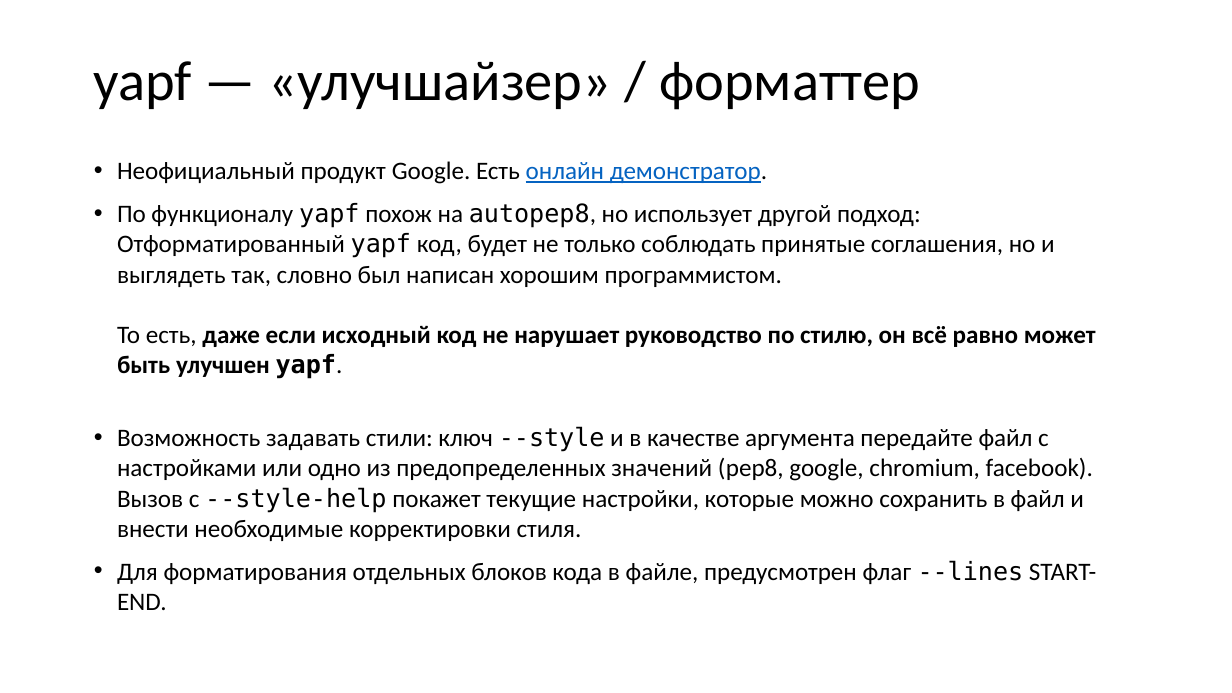
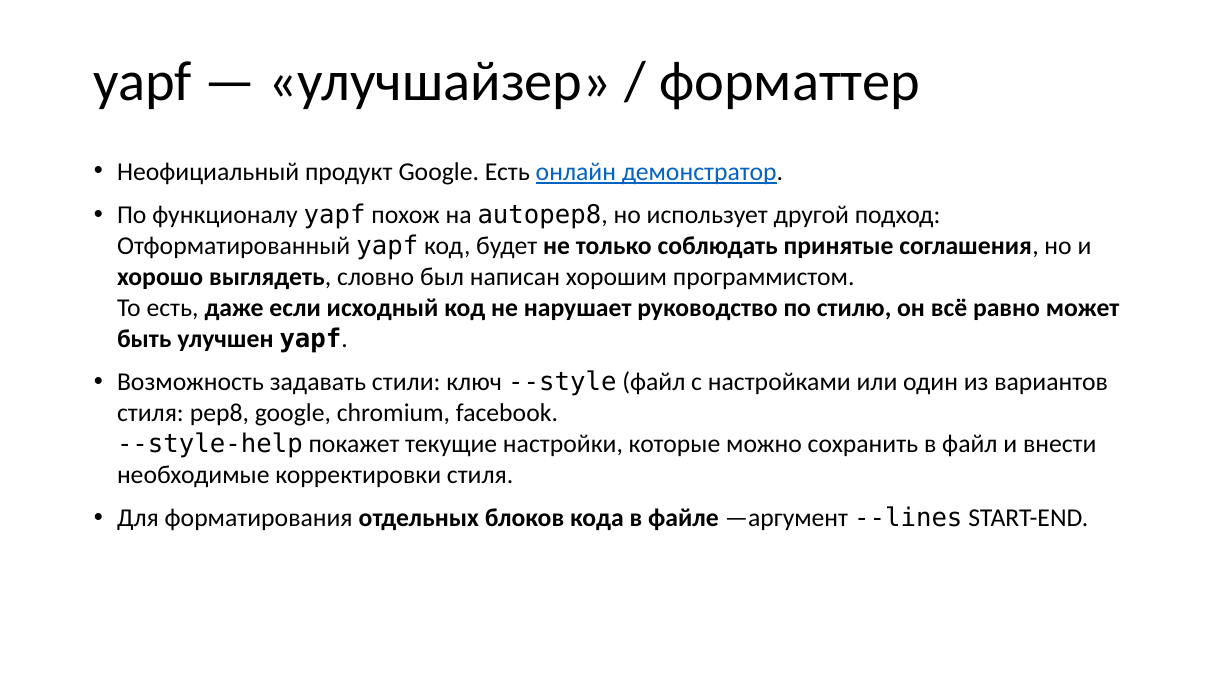
Before and after one commit to xtrueman/prog_instruments, a slide deck: slide 49 of presentations/StaticAnalysers.pptx (slide 42 before the commit). Drawn at 1232x693 pixels with LibreOffice and Linux fonts; fonts in the diff are those of the drawing. Boxes give left, top, right and bottom in pixels: in the first picture for what was removed or moved away, otherwise in the second. Text is boxed around its words. In the diff, an @@ line names an element or a change of style, - is before the commit and + after.

```diff
--- a/presentations/StaticAnalysers.pptx
+++ b/presentations/StaticAnalysers.pptx
@@ text at [117,162,783,185]: size 19.6 to 20 pt in "Неофициальный продукт Google. Есть онлайн демонстратор." @@
@@ text at [117,203,1120,531]: text changed; size 19.6 to 20 pt @@
-• По функционалу yapf похож на autopep8, но использует другой подход: Отформатированный yapf код, будет не только соблюдать принятые соглашения, но и выглядеть так, словно был написан хорошим программистом.
-  То есть, даже если исходный код не нарушает руководство по стилю, он всё равно может быть улучшен yapf.
-• Возможность задавать стили: ключ --style и в качестве аргумента передайте файл с настройками или одно из предопределенных значений (pep8, google, chromium, facebook). Вызов с --style-help покажет текущие настройки, которые можно сохранить в файл и внести необходимые корректировки стиля.
-• Для форматирования отдельных блоков кода в файле, предусмотрен флаг --lines START-END.
+• По функционалу yapf похож на autopep8, но использует другой подход: Отформатированный yapf код, будет не только соблюдать принятые соглашения, но и хорошо выглядеть, словно был написан хорошим программистом.
+  То есть, даже если исходный код не нарушает руководство по стилю, он всё равно может быть улучшен yapf.
+• Возможность задавать стили: ключ --style (файл с настройками или один из вариантов стиля: pep8, google, chromium, facebook.
+  --style-help покажет текущие настройки, которые можно сохранить в файл и внести необходимые корректировки стиля.
+• Для форматирования отдельных блоков кода в файле —аргумент --lines START-END.
```
Also in this commit, not shown: 41 other slides changed, 12 slides added, 2 slides removed.
